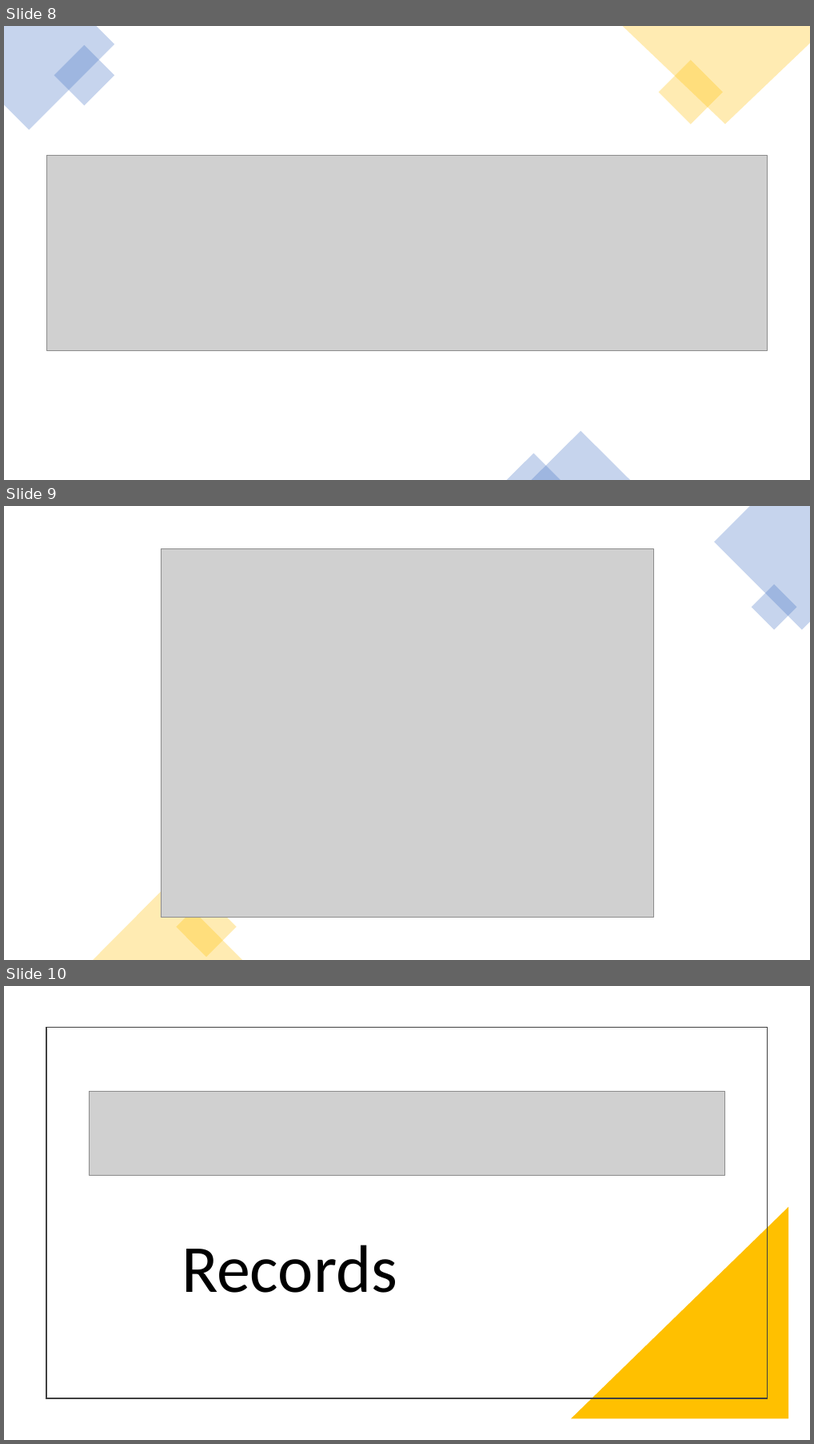
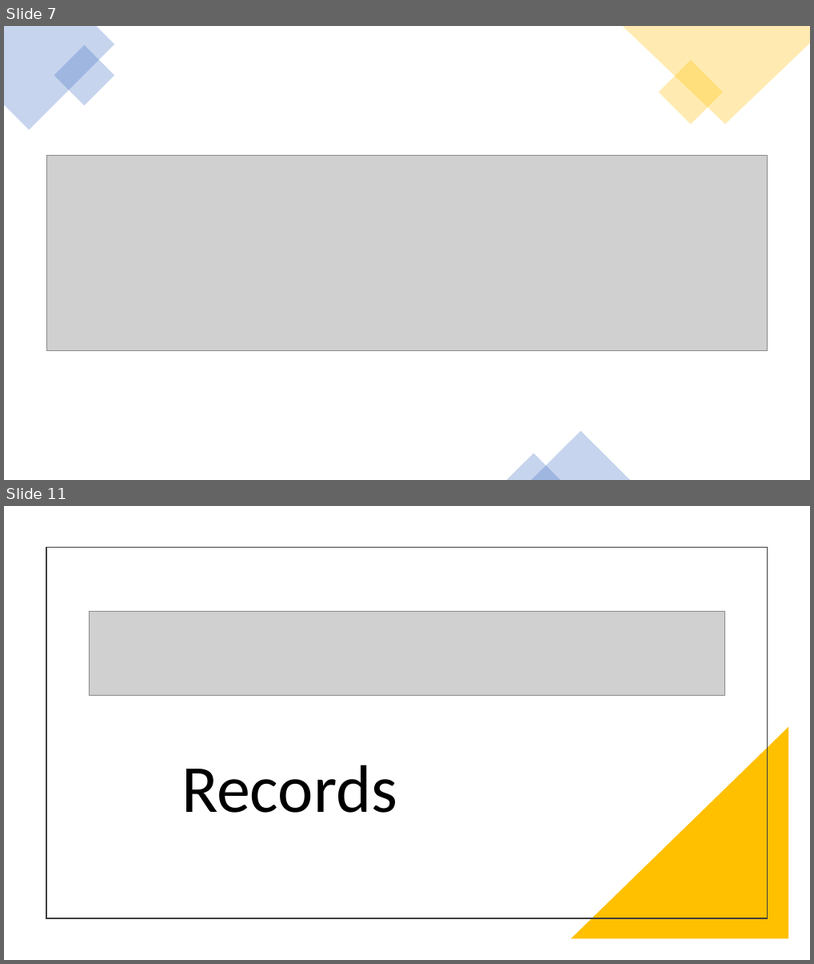
Before and after one commit to JDev2001/JavaCompiler_TINF2020, a slide deck: Präsentation.pptx. Shown one above the other, each under a label of ours: slides 8, 9 and 10 before the commit, slides 7 and 11 after it; the slides between them are not shown. The pictures are 814x1444 and 814x964 pixels, drawn with LibreOffice and Linux fonts; fonts in the diff are those of the drawing; grey boxes stand for pictures. Boxes give left, top, right and bottom in pixels: in the first picture for what was removed or moved away, otherwise in the second. Text is boxed around its words. In the diff, an @@ line names an element or a change of style, - is before the commit and + after.

```diff
--- a/Präsentation.pptx
+++ b/Präsentation.pptx
@@ slide 9 removed at <box>4,506,810,960</box>, background #FFFFFF @@
@@ freeform shape removed at <box>715,506,810,630</box> @@
@@ picture removed at <box>161,548,654,916</box> @@
@@ rectangle removed at <box>752,584,797,629</box> @@
@@ triangle removed at <box>93,884,242,960</box> @@
@@ rectangle removed at <box>176,896,237,957</box> @@
@@ what was slide 8 is now slide 7 @@
@@ what was slide 10 is now slide 11 @@
```
Also in this commit, not shown: 1 slide changed, 3 slides added, 1 other slide removed.
